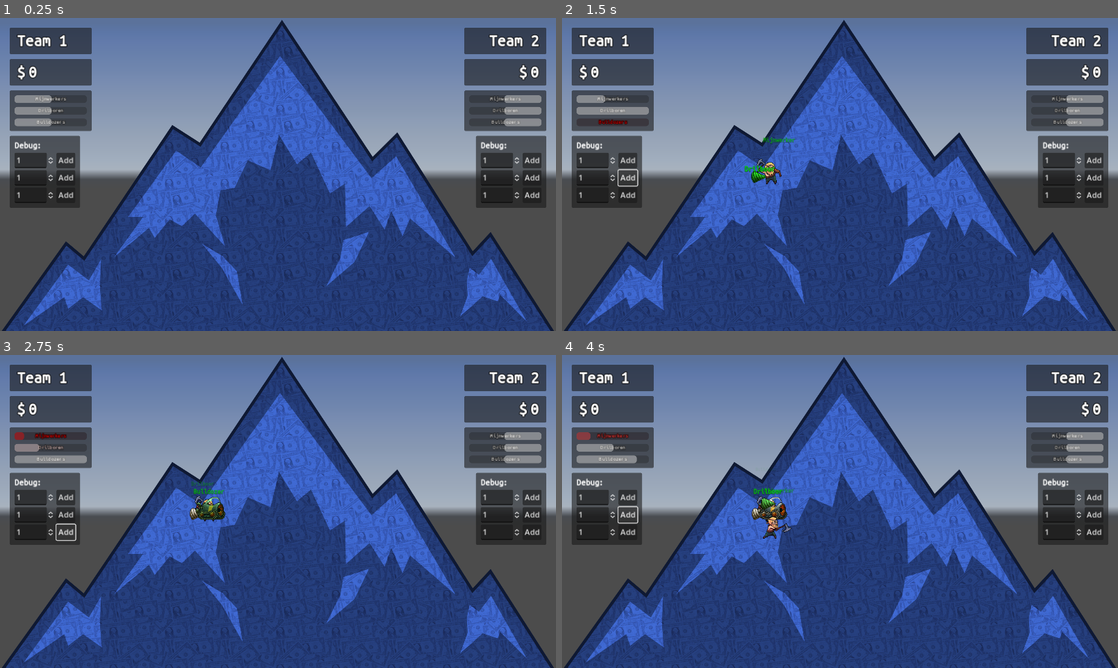
Above: before the commit, frames 1-4 (two rows, left to right).
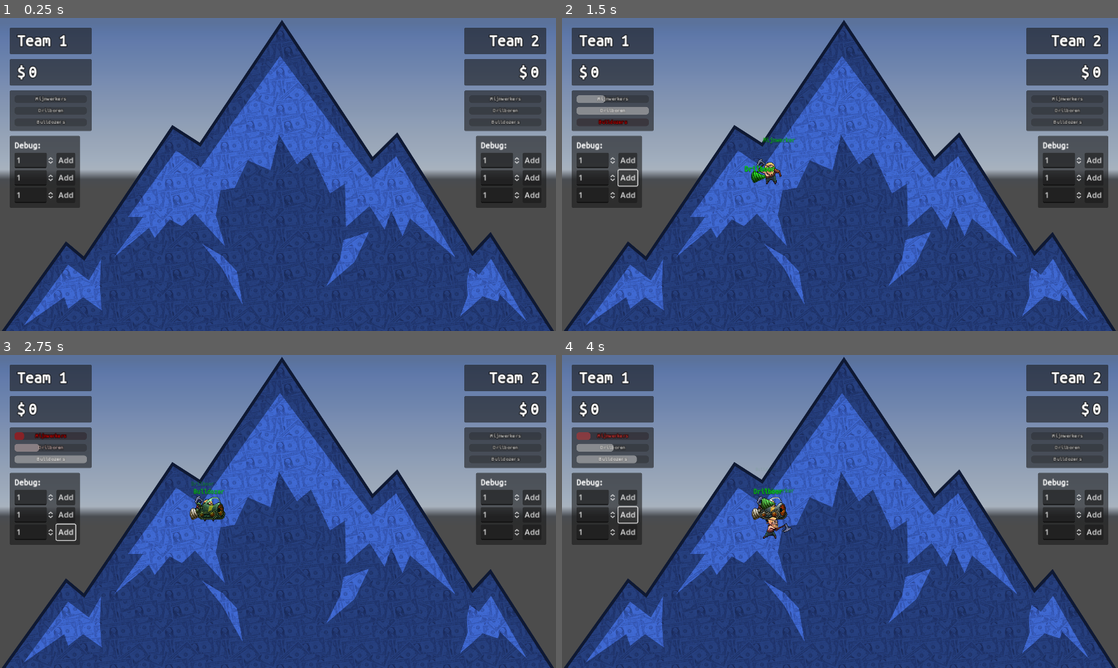
Above: after the commit, the same moments.

Repository: kwint/nfc-card-game
Game: Godot game, scene res://Scenes/Dashboard.tscn
Same seed, same stepped clock (60 frames per second), same inputs: the game is played once before the commit and once after it. A sky picture missing from this copy of the repository is replaced by a grey-blue gradient.
Inputs:
- Up to frame 1 (0.25 s): no input
- Up to frame 2 (1.5 s): click "Add" at 0.5 s; click "Add" at 1.25 s
- Up to frame 3 (2.75 s): click "Add" at 2 s
- Up to frame 4 (4 s): click "Add" at 2.75 s; click "Add" at 3.5 s

The runs differ from the first frame. In frame 1, 1.0% of the frame differs, in the area x 2-98%, y 24-35%; in frame 2, 0.5%; in frame 3, 0.5%; in frame 4, 0.5%.

Commit message:
Don't render gauges if there is no data

Diff:
--- a/dashboard/Scripts/BalanceGauge.gd
+++ b/dashboard/Scripts/BalanceGauge.gd
@@ -56,6 +56,8 @@
 	# Update gauges
 	for miner_type in miner_types:
 		var value = ORIGIN + offsets[miner_type] / 2.0;
+		if sum == 0:
+			value = 0;
 		self.levels[miner_type].value = value;
 
 		# Color gauges to hint good/bad state
